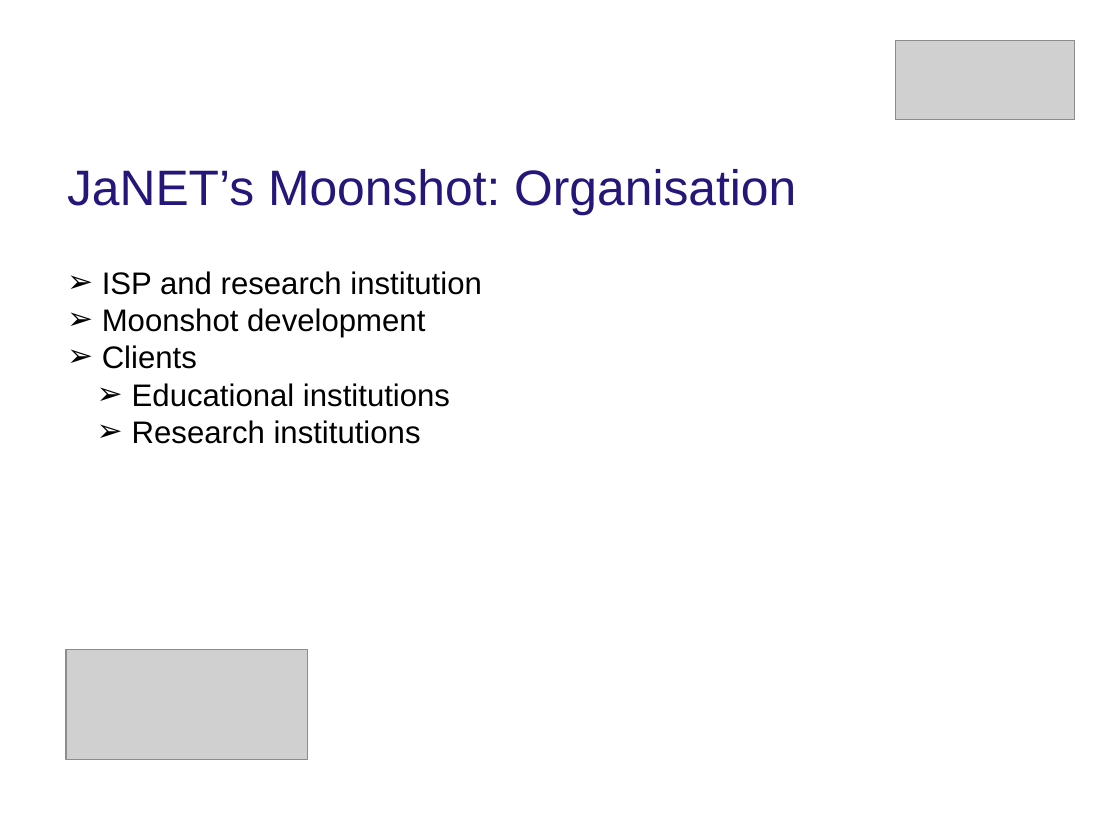
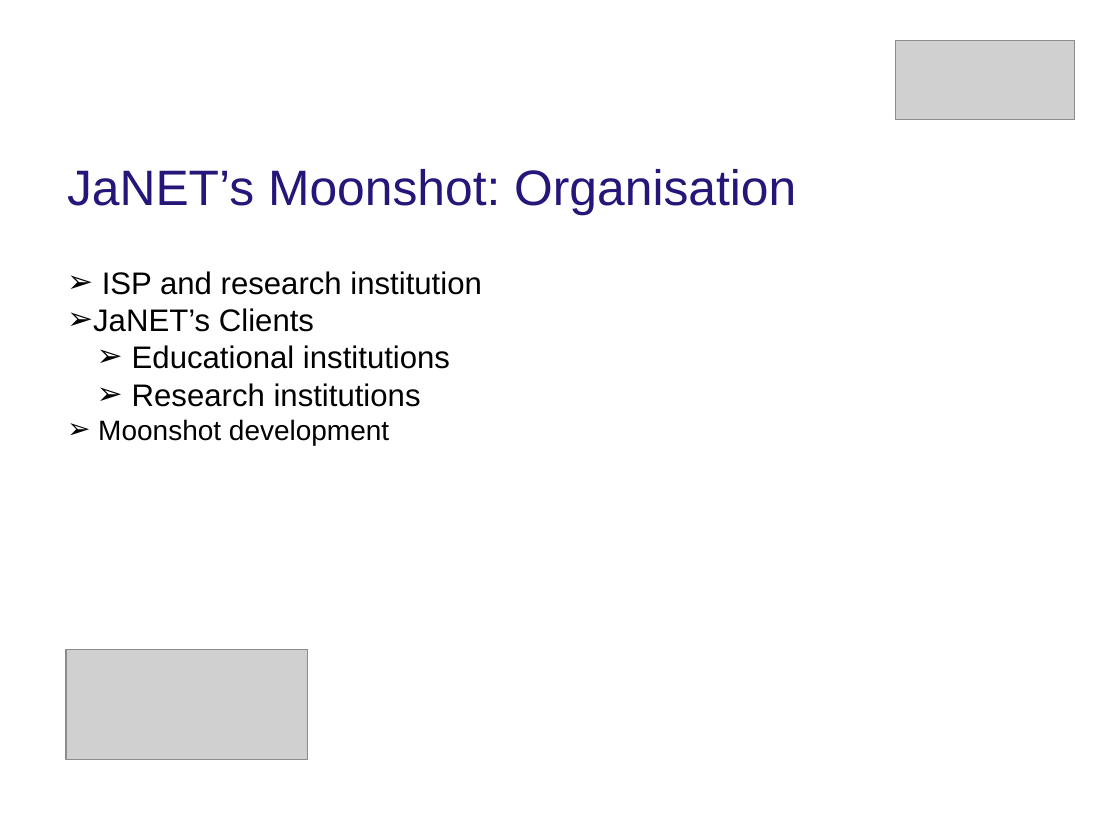
Before and after one commit to MoonshotNL/moonshotdocuments, a slide deck: slide 10 of Presentations/Final presentation.pptx (slide 9 before the commit). Drawn at 1120x840 pixels with LibreOffice and Linux fonts; fonts in the diff are those of the drawing; grey boxes stand for pictures; background and template pictures are left out. Boxes give left, top, right and bottom in pixels: in the first picture for what was removed or moved away, otherwise in the second. Text is boxed around its words. In the diff, an @@ line names an element or a change of style, - is before the commit and + after.

```diff
--- a/Presentations/Final presentation.pptx
+++ b/Presentations/Final presentation.pptx
@@ text at (x1=93, y1=308, x2=314, y2=332): text changed @@
-➢ Moonshot development
-➢ Clients
+➢ JaNET’s Clients
@@ text at (x1=98, y1=419, x2=389, y2=445): paragraph added @@
+➢ Moonshot development
```
Also in this commit, not shown: 6 other slides changed, 6 slides added, 1 slide removed.
